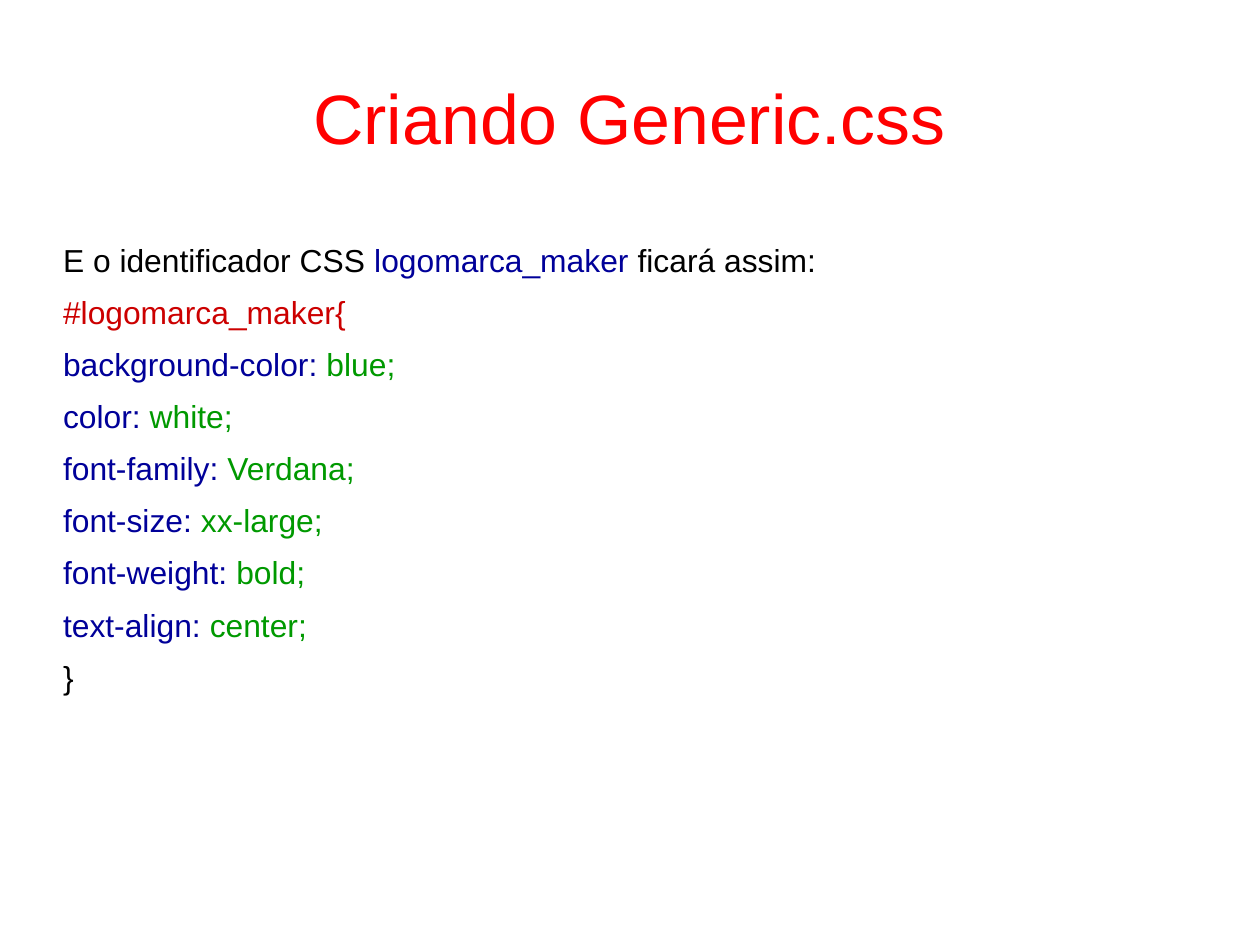
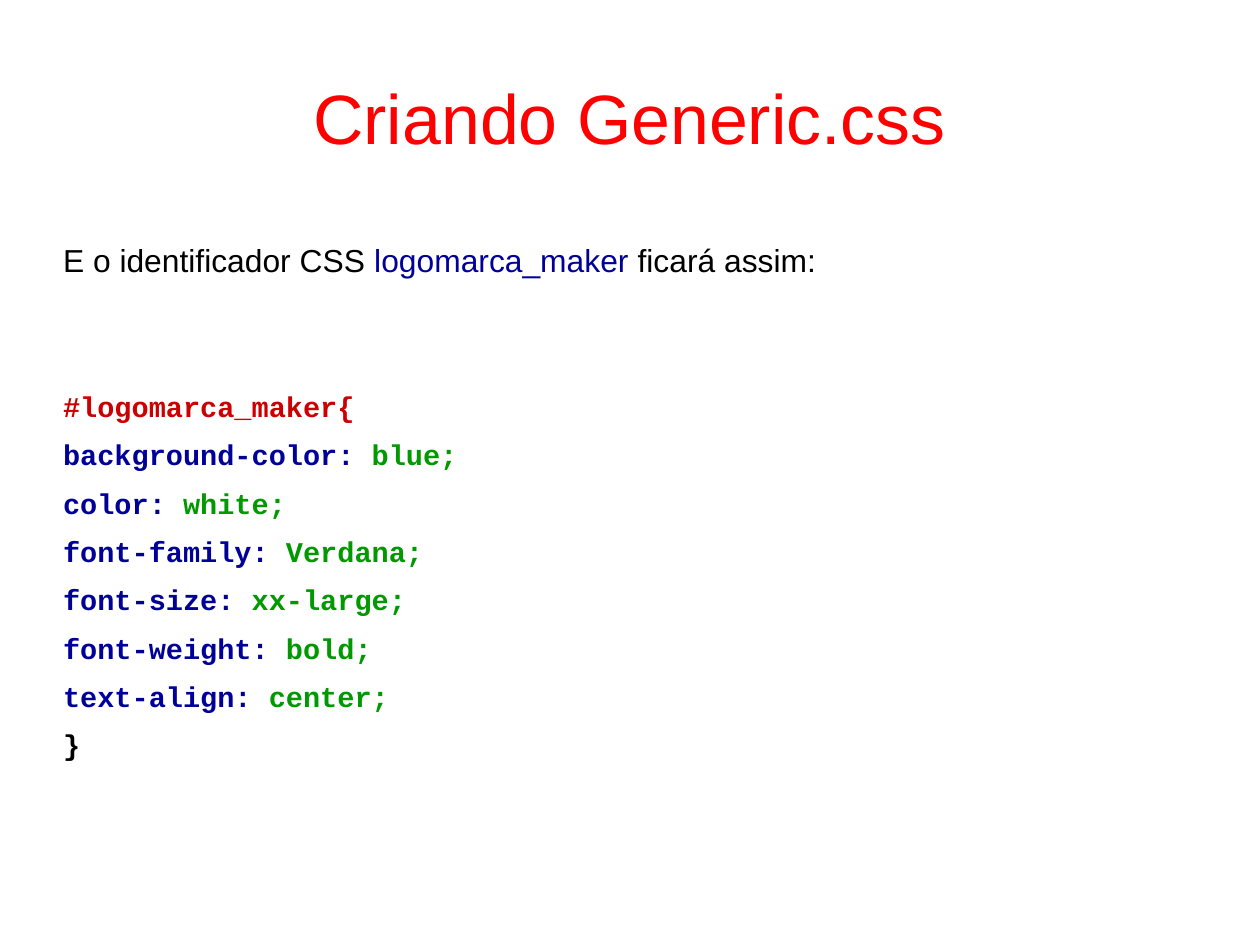
Before and after one commit to fgsl/lojasacme, a slide deck: slide 41 of docs/tutorial.odp. Drawn at 1260x945 pixels with LibreOffice and Linux fonts; fonts in the diff are those of the drawing. Boxes give left, top, right and bottom in pixels: in the first picture for what was removed or moved away, otherwise in the second. Text is boxed around its words. In the diff, an @@ line names an element or a change of style, - is before the commit and + after.

```diff
--- a/docs/tutorial.odp
+++ b/docs/tutorial.odp
@@ text at (x1=63, y1=397, x2=458, y2=713): size 20 to 18 pt, font Arial to Courier New, bold on in "#logomarca_maker{", "background-color: blue;", "color: white;", "font-family: Verdana;" and 4 more places @@
```
Also in this commit, not shown: 19 other slides changed, 18 slides added.
